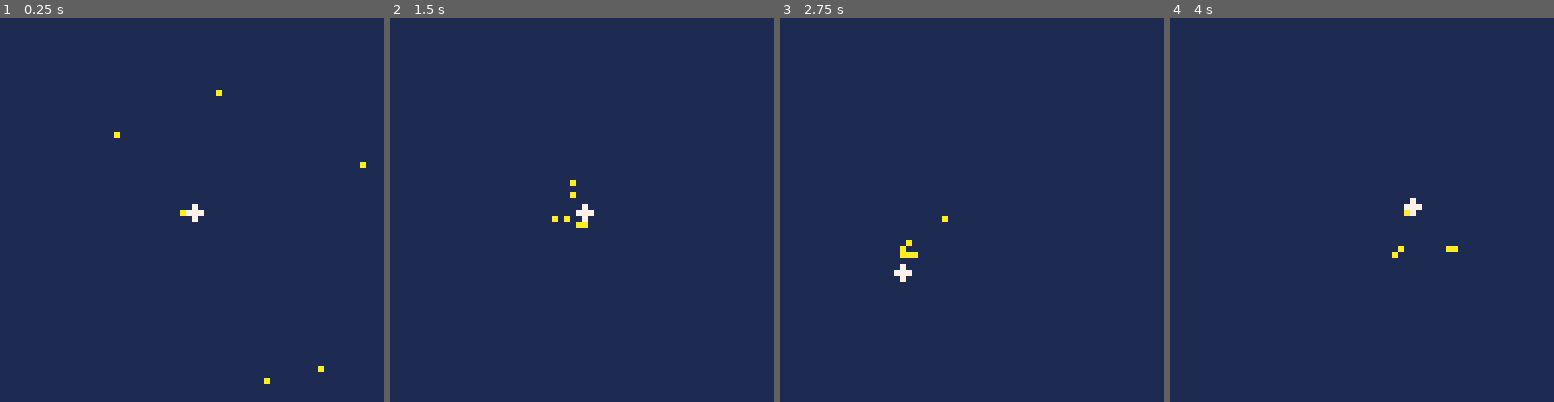
Above: before the commit, frames 1-4 (left to right).
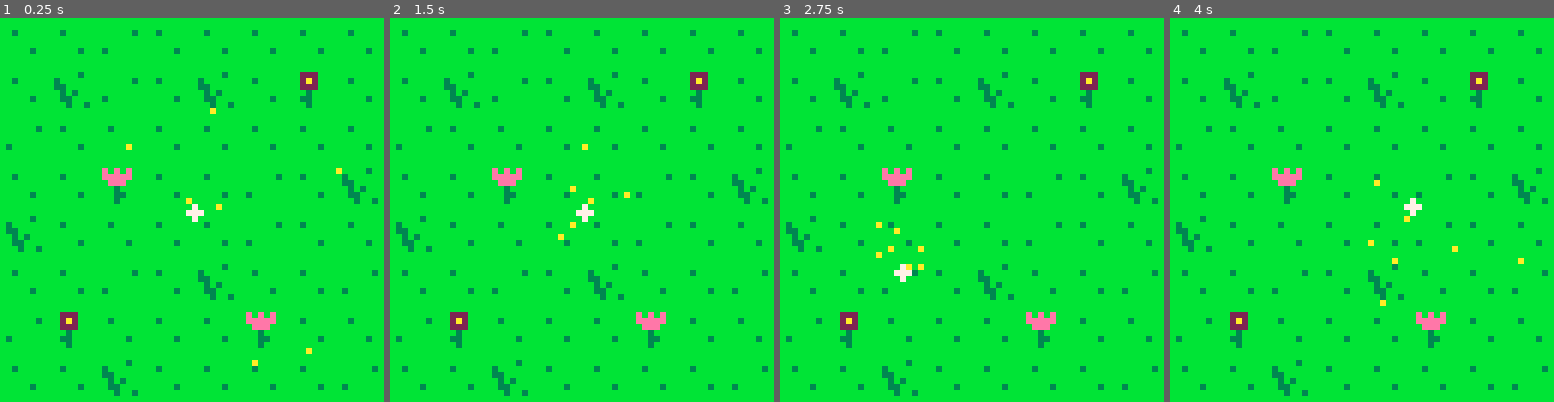
Above: after the commit, the same moments.

Repository: greysonp/swarm
Game: PICO-8 cartridge bees.p8
Two runs of this game, one before a commit and one after it. Both use one fixed random seed, a clock stepped at 60 frames per second and the inputs below.
Inputs:
- Up to frame 1 (0.25 s): no input
- Up to frame 2 (1.5 s): no input
- Up to frame 3 (2.75 s): hold Left 1.97-2.37 s; hold Down from 2.42 s (still down)
- Up to frame 4 (4 s): release Down at 2.82 s; hold Right 2.87-3.53 s; hold Up from 3.58 s (still down)

The runs differ from the first frame. In frame 1, 100% of the frame differs, in the area x 0-100%, y 0-100%; in frame 2, 100%; in frame 3, 100%; in frame 4, 100%.

Commit message:
Added avoidance and map background.

Diff:
--- a/bees.p8
+++ b/bees.p8
@@ -5,27 +5,29 @@
 stage = {}
 cursor = {}
 bees = {}
-NUM_BEES = 7
+num_bees = 7
+
+flag = false
 
 function _init()
-  -- Switch to 64x64 mode
+  -- switch to 64x64 mode
   poke(0x5f2c,3)
   cls()
 
-  -- Add bees to the stage
-  for i = 1, NUM_BEES do
-    local bee = newBee(rnd(64), rnd(64))
+  -- add bees to the stage
+  for i = 1, num_bees do
+    local bee = newbee(rnd(64), rnd(64))
     add(bees, bee)
     add(stage, bee)
   end
 
-  -- Add cursor to the stage
-  cursor = newCursor(32, 32)
+  -- add cursor to the stage
+  cursor = newcursor(32, 32)
   add(stage, cursor)
 end
 
 function _update()
-  -- Update all of the object's positions
+  -- update all of the object's positions
   foreach(stage, function(obj)
     obj:update()
     obj.pos.x += obj.vel.x
@@ -35,28 +37,35 @@
 end
 
 function _draw()
-  -- Paint background
-  rectfill(0, 0, 64, 64, 1)
-
-  -- Draw all items on the stage
+  -- Draw map
+  map(0, 0, 0, 0, 8, 8)
+
+  -- draw all items on the stage
   foreach(stage, function(obj)
     obj:draw()
   end)
+
+  if flag then pset(0, 0, 8) end
 end
 
 
 -- ============================
--- CLASSES
+-- classes
 -- ============================
-function newGameObj()
+function newgameobj()
   local obj = {}
-  obj.pos = newVector(0, 0)
-  obj.vel = newVector(0, 0)
+  obj.pos = newvector(0, 0)
+  obj.vel = newvector(0, 0)
+
+  function obj:dist(other)
+    return self.pos:sub(other.pos):mag()
+  end
+
   return obj
 end
 
-function newCursor(x, y)
-  local cursor = newGameObj()
+function newcursor(x, y)
+  local cursor = newgameobj()
   cursor.pos.x = x
   cursor.pos.y = y
   cursor.speed = 1
@@ -77,14 +86,15 @@
   return cursor
 end
 
-function newBee(x, y)
-  local bee = newGameObj()
+function newbee(x, y)
+  local bee = newgameobj()
   bee.pos.x = x
   bee.pos.y = y
-  bee.speed = 0.1
-  bee.maxSpeed = 1
+  bee.speed = 0.2
+  bee.maxspeed = 2
   bee.vel.x = 0
   bee.vel.y = 0
+  bee.vision = 5
 
   function bee:update()
     local d = cursor.pos:sub(self.pos)
@@ -93,31 +103,65 @@
     self.vel.x += cos(rads) * self.speed
     self.vel.y += sin(rads) * self.speed
 
-    local selfSpeed = sqrt(self.vel.x * self.vel.x + self.vel.y * self.vel.y)
-    if selfSpeed > self.maxSpeed then
-      self.vel.x = cos(rads) * self.maxSpeed
-      self.vel.y = sin(rads) * self.maxSpeed
+    local currspeed = sqrt(self.vel.x * self.vel.x + self.vel.y * self.vel.y)
+    if currspeed > self.maxspeed then
+      self.vel.x = cos(rads) * self.maxspeed
+      self.vel.y = sin(rads) * self.maxspeed
     end
+
+    -- avoidance
+    local threat = self:findthreat()
+    if threat != nil then
+      local diff = self.pos:sub(threat.pos)
+      diff:norm()
+      diff = diff:div(2)
+      self.vel = self.vel:add(diff)
+    end
+
   end
 
   function bee:draw()
     pset(self.pos.x, self.pos.y, 10)
   end
 
+  function bee:findthreat()
+    local threat = nil
+    local threatdist = 32000
+
+    for bee in all(bees) do
+      if bee != self then
+        local dist = self:dist(bee)
+        if dist < threatdist and dist <= self.vision then
+          threatdist = dist
+          threat = bee
+        end
+      end
+    end
+    return threat
+  end
+
   return bee
 end
 
-function newVector(x, y)
+function newvector(x, y)
   local vec = {}
   vec.x = x
   vec.y = y
 
   function vec:add(v)
-    return newVector(self.x + v.x, self.y + v.y)
+    return newvector(self.x + v.x, self.y + v.y)
   end
 
   function vec:sub(v)
-    return newVector(self.x - v.x, self.y - v.y)
+    return newvector(self.x - v.x, self.y - v.y)
+  end
+
+  function vec:mult(s)
+    return newvector(self.x * s, self.y * s)
+  end
+
+  function vec:div(s)
+    return newvector(self.x / s, self.y / s)
   end
 
   function vec:mag()
@@ -134,14 +178,14 @@
 end
 
 __gfx__
-07000000000000000000000000000000000000000000000000000000000000000000000000000000000000000000000000000000000000000000000000000000
-77700000000000000000000000000000000000000000000000000000000000000000000000000000000000000000000000000000000000000000000000000000
-07000000000000000000000000000000000000000000000000000000000000000000000000000000000000000000000000000000000000000000000000000000
-00000000000000000000000000000000000000000000000000000000000000000000000000000000000000000000000000000000000000000000000000000000
-00000000000000000000000000000000000000000000000000000000000000000000000000000000000000000000000000000000000000000000000000000000
-00000000000000000000000000000000000000000000000000000000000000000000000000000000000000000000000000000000000000000000000000000000
-00000000000000000000000000000000000000000000000000000000000000000000000000000000000000000000000000000000000000000000000000000000
-00000000000000000000000000000000000000000000000000000000000000000000000000000000000000000000000000000000000000000000000000000000
+07000000bbbbbbbbbbbbbbbbbbbbbbbbbbbbbbbbbbbbbbbb00000000000000000000000000000000000000000000000000000000000000000000000000000000
+77700000bbbbbbbbbb222bbbbebebebbbbbbb3bbbbbbbbbb00000000000000000000000000000000000000000000000000000000000000000000000000000000
+07000000bb3bbbbbbb2a2bbbbeeeeebbb3bbbbbbbbbbbb3b00000000000000000000000000000000000000000000000000000000000000000000000000000000
+00000000bbbbbbbbbb222bbbbbeeebbbb33bbbbbbbbbbbbb00000000000000000000000000000000000000000000000000000000000000000000000000000000
+00000000bbbbbbbbbbb3bbbbbbb3bbbbbb3b3bbbbbbbbbbb00000000000000000000000000000000000000000000000000000000000000000000000000000000
+00000000bbbbb3bbbb33bbbbbbb33bbbbb33bbbbb3bbbbbb00000000000000000000000000000000000000000000000000000000000000000000000000000000
+00000000bbbbbbbbbbb3bbbbbbb3bbbbbbb3bb3bbbbbbbbb00000000000000000000000000000000000000000000000000000000000000000000000000000000
+00000000bbbbbbbbbbbbbbbbbbbbbbbbbbbbbbbbbbbbbbbb00000000000000000000000000000000000000000000000000000000000000000000000000000000
 00000000000000000000000000000000000000000000000000000000000000000000000000000000000000000000000000000000000000000000000000000000
 00000000000000000000000000000000000000000000000000000000000000000000000000000000000000000000000000000000000000000000000000000000
 00000000000000000000000000000000000000000000000000000000000000000000000000000000000000000000000000000000000000000000000000000000
@@ -266,165 +310,165 @@
 0000000000000000000000000000000000000000000000000000000000000000000000000000000000000000000000000000000000000000000000000000000000000000000000000000000000000000000000000000000000000000000000000000000000000000000000000000000000000000000000000000000000000000
 0000000000000000000000000000000000000000000000000000000000000000000000000000000000000000000000000000000000000000000000000000000000000000000000000000000000000000000000000000000000000000000000000000000000000000000000000000000000000000000000000000000000000000
 __map__
-0000000000000000000000000000000000000000000000000000000000000000000000000000000000000000000000000000000000000000000000000000000000000000000000000000000000000000000000000000000000000000000000000000000000000000000000000000000000000000000000000000000000000000
-0000000000000000000000000000000000000000000000000000000000000000000000000000000000000000000000000000000000000000000000000000000000000000000000000000000000000000000000000000000000000000000000000000000000000000000000000000000000000000000000000000000000000000
-0000000000000000000000000000000000000000000000000000000000000000000000000000000000000000000000000000000000000000000000000000000000000000000000000000000000000000000000000000000000000000000000000000000000000000000000000000000000000000000000000000000000000000
-0000000000000000000000000000000000000000000000000000000000000000000000000000000000000000000000000000000000000000000000000000000000000000000000000000000000000000000000000000000000000000000000000000000000000000000000000000000000000000000000000000000000000000
-0000000000000000000000000000000000000000000000000000000000000000000000000000000000000000000000000000000000000000000000000000000000000000000000000000000000000000000000000000000000000000000000000000000000000000000000000000000000000000000000000000000000000000
-0000000000000000000000000000000000000000000000000000000000000000000000000000000000000000000000000000000000000000000000000000000000000000000000000000000000000000000000000000000000000000000000000000000000000000000000000000000000000000000000000000000000000000
-0000000000000000000000000000000000000000000000000000000000000000000000000000000000000000000000000000000000000000000000000000000000000000000000000000000000000000000000000000000000000000000000000000000000000000000000000000000000000000000000000000000000000000
-0000000000000000000000000000000000000000000000000000000000000000000000000000000000000000000000000000000000000000000000000000000000000000000000000000000000000000000000000000000000000000000000000000000000000000000000000000000000000000000000000000000000000000
-0000000000000000000000000000000000000000000000000000000000000000000000000000000000000000000000000000000000000000000000000000000000000000000000000000000000000000000000000000000000000000000000000000000000000000000000000000000000000000000000000000000000000000
-0000000000000000000000000000000000000000000000000000000000000000000000000000000000000000000000000000000000000000000000000000000000000000000000000000000000000000000000000000000000000000000000000000000000000000000000000000000000000000000000000000000000000000
-0000000000000000000000000000000000000000000000000000000000000000000000000000000000000000000000000000000000000000000000000000000000000000000000000000000000000000000000000000000000000000000000000000000000000000000000000000000000000000000000000000000000000000
-0000000000000000000000000000000000000000000000000000000000000000000000000000000000000000000000000000000000000000000000000000000000000000000000000000000000000000000000000000000000000000000000000000000000000000000000000000000000000000000000000000000000000000
-0000000000000000000000000000000000000000000000000000000000000000000000000000000000000000000000000000000000000000000000000000000000000000000000000000000000000000000000000000000000000000000000000000000000000000000000000000000000000000000000000000000000000000
-0000000000000000000000000000000000000000000000000000000000000000000000000000000000000000000000000000000000000000000000000000000000000000000000000000000000000000000000000000000000000000000000000000000000000000000000000000000000000000000000000000000000000000
-0000000000000000000000000000000000000000000000000000000000000000000000000000000000000000000000000000000000000000000000000000000000000000000000000000000000000000000000000000000000000000000000000000000000000000000000000000000000000000000000000000000000000000
-0000000000000000000000000000000000000000000000000000000000000000000000000000000000000000000000000000000000000000000000000000000000000000000000000000000000000000000000000000000000000000000000000000000000000000000000000000000000000000000000000000000000000000
-0000000000000000000000000000000000000000000000000000000000000000000000000000000000000000000000000000000000000000000000000000000000000000000000000000000000000000000000000000000000000000000000000000000000000000000000000000000000000000000000000000000000000000
-0000000000000000000000000000000000000000000000000000000000000000000000000000000000000000000000000000000000000000000000000000000000000000000000000000000000000000000000000000000000000000000000000000000000000000000000000000000000000000000000000000000000000000
-0000000000000000000000000000000000000000000000000000000000000000000000000000000000000000000000000000000000000000000000000000000000000000000000000000000000000000000000000000000000000000000000000000000000000000000000000000000000000000000000000000000000000000
-0000000000000000000000000000000000000000000000000000000000000000000000000000000000000000000000000000000000000000000000000000000000000000000000000000000000000000000000000000000000000000000000000000000000000000000000000000000000000000000000000000000000000000
-0000000000000000000000000000000000000000000000000000000000000000000000000000000000000000000000000000000000000000000000000000000000000000000000000000000000000000000000000000000000000000000000000000000000000000000000000000000000000000000000000000000000000000
-0000000000000000000000000000000000000000000000000000000000000000000000000000000000000000000000000000000000000000000000000000000000000000000000000000000000000000000000000000000000000000000000000000000000000000000000000000000000000000000000000000000000000000
-0000000000000000000000000000000000000000000000000000000000000000000000000000000000000000000000000000000000000000000000000000000000000000000000000000000000000000000000000000000000000000000000000000000000000000000000000000000000000000000000000000000000000000
-0000000000000000000000000000000000000000000000000000000000000000000000000000000000000000000000000000000000000000000000000000000000000000000000000000000000000000000000000000000000000000000000000000000000000000000000000000000000000000000000000000000000000000
-0000000000000000000000000000000000000000000000000000000000000000000000000000000000000000000000000000000000000000000000000000000000000000000000000000000000000000000000000000000000000000000000000000000000000000000000000000000000000000000000000000000000000000
-0000000000000000000000000000000000000000000000000000000000000000000000000000000000000000000000000000000000000000000000000000000000000000000000000000000000000000000000000000000000000000000000000000000000000000000000000000000000000000000000000000000000000000
-0000000000000000000000000000000000000000000000000000000000000000000000000000000000000000000000000000000000000000000000000000000000000000000000000000000000000000000000000000000000000000000000000000000000000000000000000000000000000000000000000000000000000000
-0000000000000000000000000000000000000000000000000000000000000000000000000000000000000000000000000000000000000000000000000000000000000000000000000000000000000000000000000000000000000000000000000000000000000000000000000000000000000000000000000000000000000000
-0000000000000000000000000000000000000000000000000000000000000000000000000000000000000000000000000000000000000000000000000000000000000000000000000000000000000000000000000000000000000000000000000000000000000000000000000000000000000000000000000000000000000000
-0000000000000000000000000000000000000000000000000000000000000000000000000000000000000000000000000000000000000000000000000000000000000000000000000000000000000000000000000000000000000000000000000000000000000000000000000000000000000000000000000000000000000000
-0000000000000000000000000000000000000000000000000000000000000000000000000000000000000000000000000000000000000000000000000000000000000000000000000000000000000000000000000000000000000000000000000000000000000000000000000000000000000000000000000000000000000000
-0000000000000000000000000000000000000000000000000000000000000000000000000000000000000000000000000000000000000000000000000000000000000000000000000000000000000000000000000000000000000000000000000000000000000000000000000000000000000000000000000000000000000000
-…(130 lines of a section not shown)…
+0101050101010101300101010101010100000000000000000000000000000000000000000000000000000000000000000000000000000000000000000000000000000000000000000000000000000000000000000000000000000000000000000000000000000000000000000000000000000000000000000000000000000000
+0104050104010201300101010101010100000000000000000000000000000000000000000000000000000000000000000000000000000000000000000000000000000000000000000000000000000000000000000000000000000000000000000000000000000000000000000000000000000000000000000000000000000000
+0501010101010101300101010101010100000000000000000000000000000000000000000000000000000000000000000000000000000000000000000000000000000000000000000000000000000000000000000000000000000000000000000000000000000000000000000000000000000000000000000000000000000000
+0101030101050104300101010101010100000000000000000000000000000000000000000000000000000000000000000000000000000000000000000000000000000000000000000000000000000000000000000000000000000000000000000000000000000000000000000000000000000000000000000000000000000000
+0401010101050101300101010101010100000000000000000000000000000000000000000000000000000000000000000000000000000000000000000000000000000000000000000000000000000000000000000000000000000000000000000000000000000000000000000000000000000000000000000000000000000000
+0101050104010105300101010101010100000000000000000000000000000000000000000000000000000000000000000000000000000000000000000000000000000000000000000000000000000000000000000000000000000000000000000000000000000000000000000000000000000000000000000000000000000000
+0502010101030101300101010101010100000000000000000000000000000000000000000000000000000000000000000000000000000000000000000000000000000000000000000000000000000000000000000000000000000000000000000000000000000000000000000000000000000000000000000000000000000000
+0101040101010105300101010101010100000000000000000000000000000000000000000000000000000000000000000000000000000000000000000000000000000000000000000000000000000000000000000000000000000000000000000000000000000000000000000000000000000000000000000000000000000000
+3030303030303030300101010101010100000000000000000000000000000000000000000000000000000000000000000000000000000000000000000000000000000000000000000000000000000000000000000000000000000000000000000000000000000000000000000000000000000000000000000000000000000000
+0000000000000000000000000000000000000000000000000000000000000000000000000000000000000000000000000000000000000000000000000000000000000000000000000000000000000000000000000000000000000000000000000000000000000000000000000000000000000000000000000000000000000000
+0000000000000000000000000000000000000000000000000000000000000000000000000000000000000000000000000000000000000000000000000000000000000000000000000000000000000000000000000000000000000000000000000000000000000000000000000000000000000000000000000000000000000000
+0000000000000000000000000000000000000000000000000000000000000000000000000000000000000000000000000000000000000000000000000000000000000000000000000000000000000000000000000000000000000000000000000000000000000000000000000000000000000000000000000000000000000000
+0000000000000000000000000000000000000000000000000000000000000000000000000000000000000000000000000000000000000000000000000000000000000000000000000000000000000000000000000000000000000000000000000000000000000000000000000000000000000000000000000000000000000000
+0000000000000000000000000000000000000000000000000000000000000000000000000000000000000000000000000000000000000000000000000000000000000000000000000000000000000000000000000000000000000000000000000000000000000000000000000000000000000000000000000000000000000000
+0000000000000000000000000000000000000000000000000000000000000000000000000000000000000000000000000000000000000000000000000000000000000000000000000000000000000000000000000000000000000000000000000000000000000000000000000000000000000000000000000000000000000000
+0000000000000000000000000000000000000000000000000000000000000000000000000000000000000000000000000000000000000000000000000000000000000000000000000000000000000000000000000000000000000000000000000000000000000000000000000000000000000000000000000000000000000000
+0000000000000000000000000000000000000000000000000000000000000000000000000000000000000000000000000000000000000000000000000000000000000000000000000000000000000000000000000000000000000000000000000000000000000000000000000000000000000000000000000000000000000000
+0000000000000000000000000000000000000000000000000000000000000000000000000000000000000000000000000000000000000000000000000000000000000000000000000000000000000000000000000000000000000000000000000000000000000000000000000000000000000000000000000000000000000000
+0000000000000000000000000000000000000000000000000000000000000000000000000000000000000000000000000000000000000000000000000000000000000000000000000000000000000000000000000000000000000000000000000000000000000000000000000000000000000000000000000000000000000000
+0000000000000000000000000000000000000000000000000000000000000000000000000000000000000000000000000000000000000000000000000000000000000000000000000000000000000000000000000000000000000000000000000000000000000000000000000000000000000000000000000000000000000000
+0000000000000000000000000000000000000000000000000000000000000000000000000000000000000000000000000000000000000000000000000000000000000000000000000000000000000000000000000000000000000000000000000000000000000000000000000000000000000000000000000000000000000000
+0000000000000000000000000000000000000000000000000000000000000000000000000000000000000000000000000000000000000000000000000000000000000000000000000000000000000000000000000000000000000000000000000000000000000000000000000000000000000000000000000000000000000000
+0000000000000000000000000000000000000000000000000000000000000000000000000000000000000000000000000000000000000000000000000000000000000000000000000000000000000000000000000000000000000000000000000000000000000000000000000000000000000000000000000000000000000000
+0000000000000000000000000000000000000000000000000000000000000000000000000000000000000000000000000000000000000000000000000000000000000000000000000000000000000000000000000000000000000000000000000000000000000000000000000000000000000000000000000000000000000000
+0000000000000000000000000000000000000000000000000000000000000000000000000000000000000000000000000000000000000000000000000000000000000000000000000000000000000000000000000000000000000000000000000000000000000000000000000000000000000000000000000000000000000000
+0000000000000000000000000000000000000000000000000000000000000000000000000000000000000000000000000000000000000000000000000000000000000000000000000000000000000000000000000000000000000000000000000000000000000000000000000000000000000000000000000000000000000000
+0000000000000000000000000000000000000000000000000000000000000000000000000000000000000000000000000000000000000000000000000000000000000000000000000000000000000000000000000000000000000000000000000000000000000000000000000000000000000000000000000000000000000000
+0000000000000000000000000000000000000000000000000000000000000000000000000000000000000000000000000000000000000000000000000000000000000000000000000000000000000000000000000000000000000000000000000000000000000000000000000000000000000000000000000000000000000000
+0000000000000000000000000000000000000000000000000000000000000000000000000000000000000000000000000000000000000000000000000000000000000000000000000000000000000000000000000000000000000000000000000000000000000000000000000000000000000000000000000000000000000000
+0000000000000000000000000000000000000000000000000000000000000000000000000000000000000000000000000000000000000000000000000000000000000000000000000000000000000000000000000000000000000000000000000000000000000000000000000000000000000000000000000000000000000000
+0000000000000000000000000000000000000000000000000000000000000000000000000000000000000000000000000000000000000000000000000000000000000000000000000000000000000000000000000000000000000000000000000000000000000000000000000000000000000000000000000000000000000000
+0000000000000000000000000000000000000000000000000000000000000000000000000000000000000000000000000000000000000000000000000000000000000000000000000000000000000000000000000000000000000000000000000000000000000000000000000000000000000000000000000000000000000000
+…(130 lines of a section not shown)…
